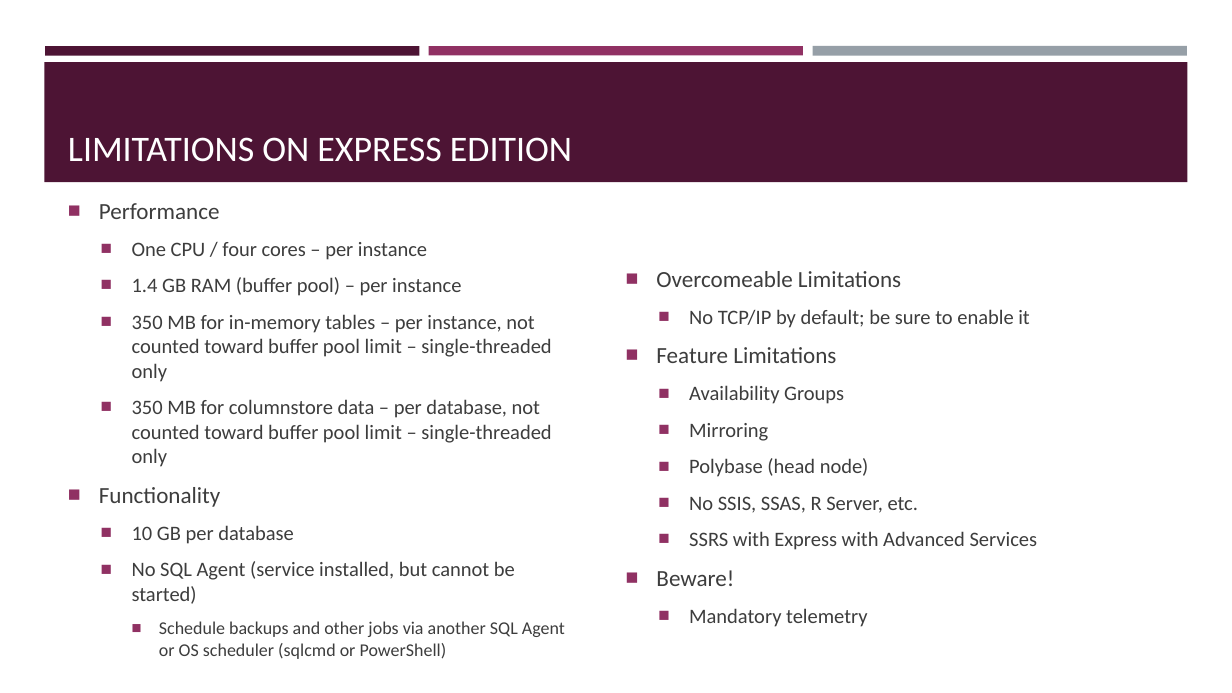
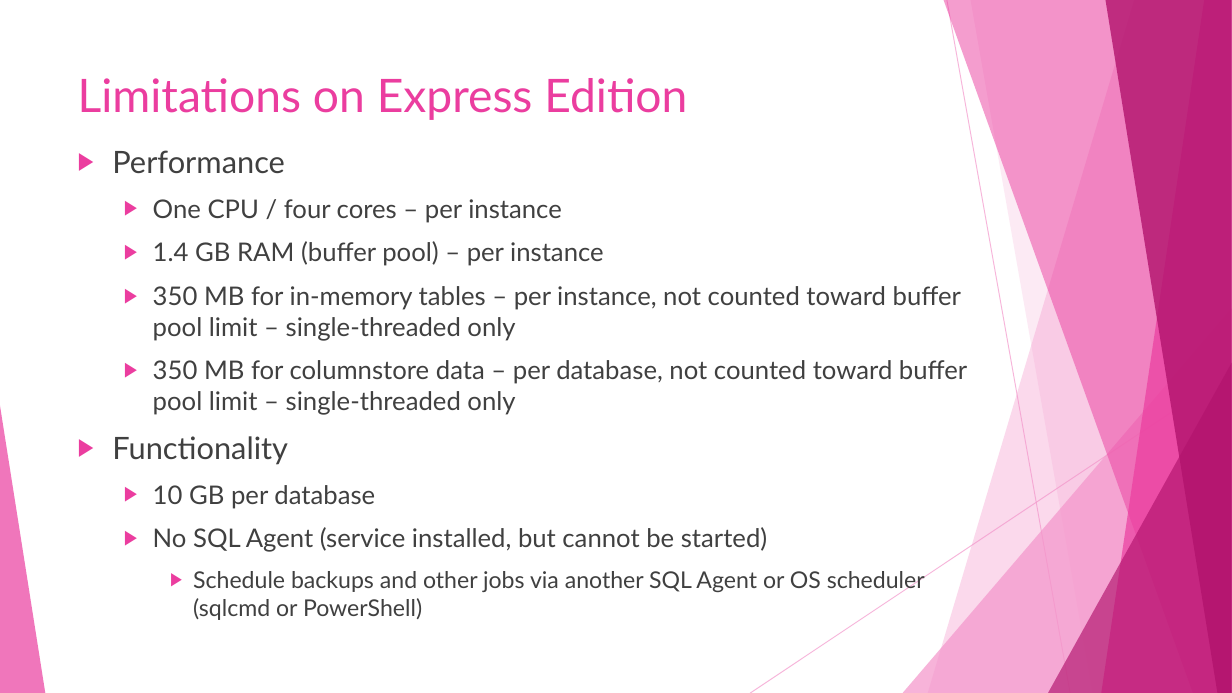
Before and after one commit to sqltran/SevenAwesomeSQLFeatures, a slide deck: slide 5 of AwesomeFreeSQLServerFeatures.pptx. Drawn at 1232x693 pixels with LibreOffice and Linux fonts; fonts in the diff are those of the drawing. Boxes give left, top, right and bottom in pixels: in the first picture for what was removed or moved away, otherwise in the second. Text is boxed around its words. In the diff, an @@ line names an element or a change of style, - is before the commit and + after.

Commit message:
Chage presentation theme and fixup.

```diff
--- a/AwesomeFreeSQLServerFeatures.pptx
+++ b/AwesomeFreeSQLServerFeatures.pptx
@@ rectangle removed at box(45, 46, 420, 55) @@
@@ rectangle removed at box(429, 46, 803, 55) @@
@@ rectangle removed at box(812, 46, 1187, 56) @@
@@ rectangle removed at box(44, 62, 1188, 182) @@
@@ title "Limitations on Express Edition" at box(78, 78, 687, 120): vertical alignment bottom to top @@
@@ title at box(78, 78, 687, 120): text changed; size 28 to 36 pt; font Calibri to Lato; text colour #FFFFFF to #EB3D9F @@
-LIMITATIONS ON EXPRESS EDITION
+Limitations on Express Edition
@@ text "Performance": place and size @@
-text "Performance" at box(99, 242, 565, 659)
+text "Performance" at box(112, 150, 967, 620)
@@ text "Performance" at box(112, 150, 967, 620): size 18 to 24 pt in "Performance", "Functionality"; font Calibri to Lato, text colour #3D3D3D to #404040; size 16 to 20 pt in "One CPU / four cores – per ...", "1.4 GB RAM (buffer pool) – per ...", "350 MB for in-memory tables – per ...", "350 MB for columnstore data – per ..." and 2 more places; size 14 to 18 pt in "Schedule backups and other jobs via another ..."; bullet ■ to ▶; bullet colour #903163 to #EB3D9F; more space between paragraphs; vertical alignment middle to top @@
@@ text removed at box(656, 271, 1038, 627) @@
-■ Overcomeable Limitations
-  ■ No TCP/IP by default; be sure to enable it
-■ Feature Limitations
-  ■ Availability Groups
-  ■ Mirroring
-  ■ Polybase (head node)
-  ■ No SSIS, SSAS, R Server, etc.
-  ■ SSRS with Express with Advanced Services
-■ Beware!
-  ■ Mandatory telemetry
@@ group added at box(0, 0, 1232, 693): 5 freeform shapes, 3 triangles, 2 lines @@
```
Also in this commit, not shown: 32 other slides changed, 4 slides added.
